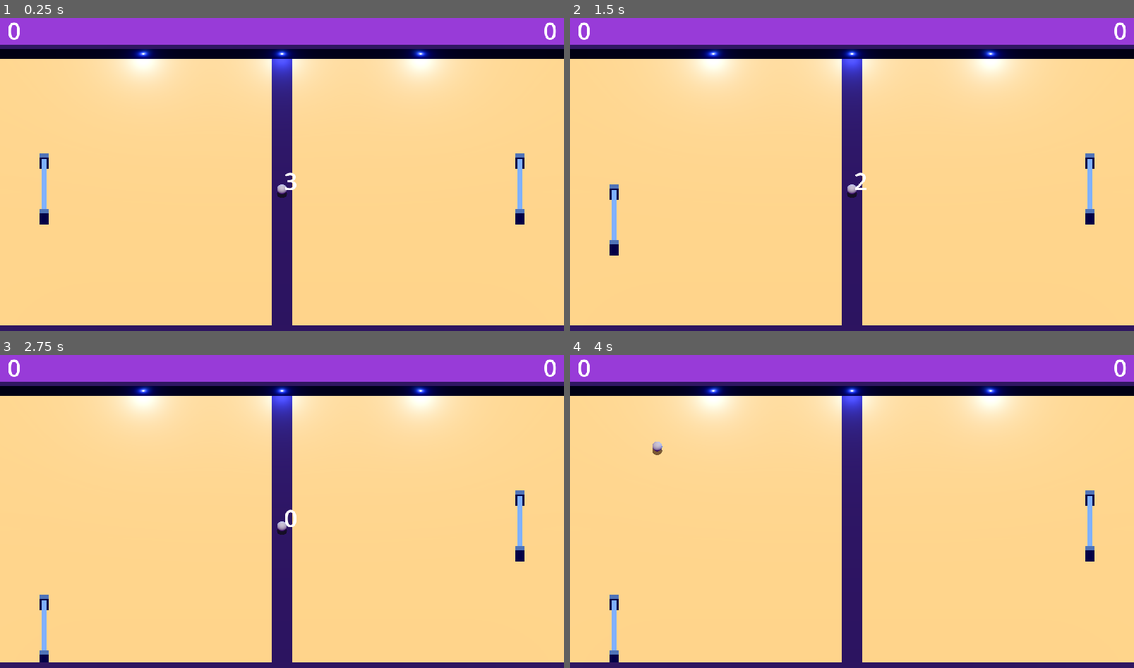
Above: before the commit, frames 1-4 (two rows, left to right).
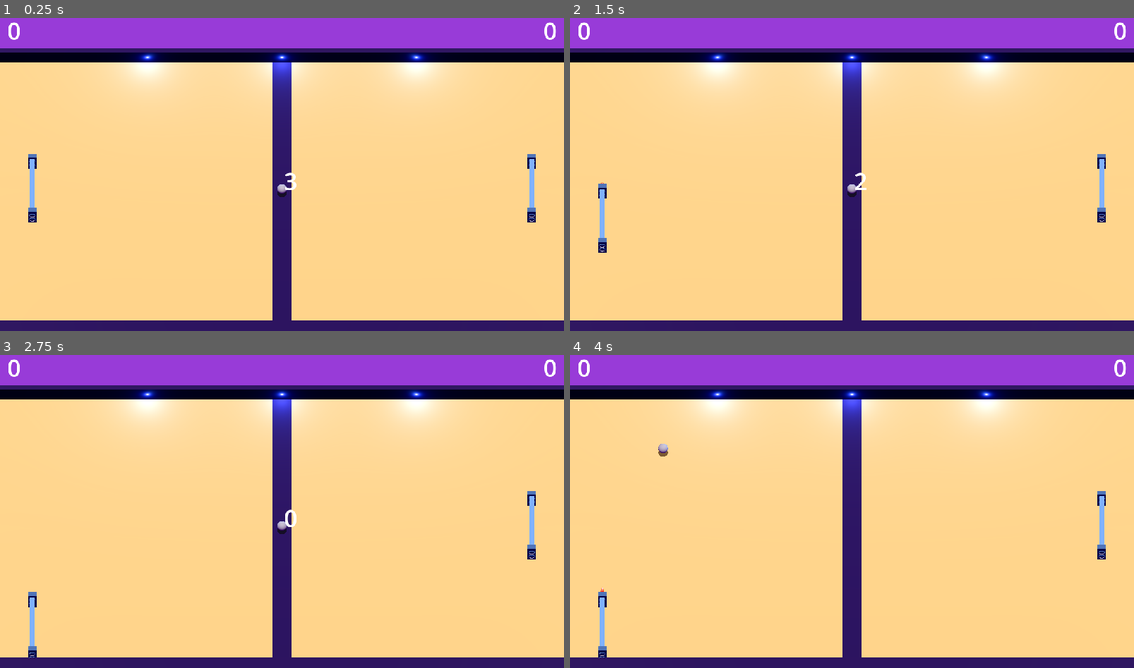
Above: after the commit, the same moments.

Repository: Eryans/godot_pong
Game: Godot game, scene res://scenes/main.tscn
Same seed, same stepped clock (60 frames per second), same inputs: the game is played once before the commit and once after it.
Inputs:
- Up to frame 1 (0.25 s): no input
- Up to frame 2 (1.5 s): tap Enter at 0.5 s; hold Up (ui_up) 0.53-1.28 s; tap Space at 1.25 s; hold S (down) from 1.28 s (still down)
- Up to frame 3 (2.75 s): tap Enter at 2 s; release S (down) at 2.03 s; hold Up (ui_up) from 2.03 s (still down)
- Up to frame 4 (4 s): release Up (ui_up) at 3.53 s; hold S (down) from 3.53 s (still down)

The runs differ from the first frame. In frame 1, 6.4% of the frame differs, in the area x 0-100%, y 8-99%; in frame 2, 6.4%; in frame 3, 6.3%; in frame 4, 6.4%.

Commit message:
feat: paddle now have reactor on their side

Diff:
--- /dev/null
+++ b/assets/materials/grey_dark.tres
@@ -0,0 +1,4 @@
+[gd_resource type="StandardMaterial3D" format=3 uid="uid://cu1gqemjte4qo"]
+
+[resource]
+albedo_color = Color(0.298039, 0.356863, 0.419608, 1)
--- a/entities/bonus/shield/shields_manager.tscn
+++ b/entities/bonus/shield/shields_manager.tscn
@@ -8,8 +8,8 @@
 
 [node name="Shield_A" parent="." instance=ExtResource("2_l8tme")]
 unique_name_in_owner = true
-transform = Transform3D(1, 0, 0, 0, 1, 0, 0, 0, 1, -13, 0, 0)
+transform = Transform3D(1, 0, 0, 0, 1, 0, 0, 0, 1, -14, 0, 0)
 
 [node name="Shield_B" parent="." instance=ExtResource("2_l8tme")]
 unique_name_in_owner = true
-transform = Transform3D(1, 0, 0, 0, 1, 0, 0, 0, 1, 13, 0, 0)
+transform = Transform3D(1, 0, 0, 0, 1, 0, 0, 0, 1, 14, 0, 0)
--- /dev/null
+++ b/entities/decorations/reactor/reactor.gd
@@ -0,0 +1,10 @@
+extends Node3D
+class_name Reactor
+
+@onready var _particles: GPUParticles3D = $GPUParticles3D
+@onready var particles_amount_lerp_weight: int = 0
+
+
+func _physics_process(_delta: float) -> void:
+    _particles.amount = lerp(2, 120, particles_amount_lerp_weight);
+    _particles.emitting = (_particles.amount > 2);
--- /dev/null
+++ b/entities/decorations/reactor/reactor.tscn
@@ -0,0 +1,74 @@
+[gd_scene load_steps=12 format=3 uid="uid://cbntagyipow75"]
+
+[ext_resource type="Script" uid="uid://de1m3i1n37tef" path="res://entities/decorations/reactor/reactor.gd" id="1_cwr1o"]
+[ext_resource type="Material" uid="uid://cu1gqemjte4qo" path="res://assets/materials/grey_dark.tres" id="1_hl3ld"]
+
+[sub_resource type="Curve" id="Curve_cwr1o"]
+_data = [Vector2(0.24, 0.52809), 0.0, -0.459652, 0, 0, Vector2(1, 0.0898877), 0.0, 0.0, 0, 0]
+point_count = 2
+
+[sub_resource type="CurveTexture" id="CurveTexture_frr1j"]
+curve = SubResource("Curve_cwr1o")
+
+[sub_resource type="Curve" id="Curve_hl3ld"]
+_limits = [0.0, 3.0, 0.0, 1.0]
+_data = [Vector2(0, 0.47191), 0.0, 0.0, 0, 0, Vector2(1, 0), 0.0, 0.0, 0, 0]
+point_count = 2
+
+[sub_resource type="CurveTexture" id="CurveTexture_cwr1o"]
+curve = SubResource("Curve_hl3ld")
+
+[sub_resource type="ParticleProcessMaterial" id="ParticleProcessMaterial_8l56v"]
+gravity = Vector3(0, -3.5, 0)
+attractor_interaction_enabled = false
+scale_curve = SubResource("CurveTexture_frr1j")
+scale_over_velocity_max = 3.0
+scale_over_velocity_curve = SubResource("CurveTexture_cwr1o")
+
+[sub_resource type="StandardMaterial3D" id="StandardMaterial3D_akf0g"]
+transparency = 1
+albedo_color = Color(0.760203, 2.55093e-06, 4.81307e-07, 0.054902)
+emission_enabled = true
+emission = Color(1, 0, 0, 1)
+
+[sub_resource type="CapsuleMesh" id="CapsuleMesh_wxl44"]
+material = SubResource("StandardMaterial3D_akf0g")
+height = 1.25
+
+[sub_resource type="StandardMaterial3D" id="StandardMaterial3D_p851o"]
+transparency = 1
+emission_enabled = true
+emission = Color(1, 1, 1, 1)
+emission_energy_multiplier = 5.35
+
+[sub_resource type="CapsuleMesh" id="CapsuleMesh_uj2sr"]
+material = SubResource("StandardMaterial3D_p851o")
+radius = 0.25
+height = 1.0
+
+[node name="Reactor" type="Node3D"]
+script = ExtResource("1_cwr1o")
+
+[node name="GPUParticles3D" type="GPUParticles3D" parent="."]
+transform = Transform3D(1, 0, 0, 0, -4.37114e-08, -1, 0, 1, -4.37114e-08, 0, 0, -0.216344)
+amount = 120
+lifetime = 1.38
+local_coords = true
+process_material = SubResource("ParticleProcessMaterial_8l56v")
+draw_passes = 2
+draw_pass_1 = SubResource("CapsuleMesh_wxl44")
+draw_pass_2 = SubResource("CapsuleMesh_uj2sr")
+
+[node name="CSGCombiner3D" type="CSGCombiner3D" parent="."]
+
+[node name="CSGCylinder3D" type="CSGCylinder3D" parent="CSGCombiner3D"]
+transform = Transform3D(1, 0, 0, 0, -4.37114e-08, 1, 0, -1, -4.37114e-08, 0, 0, 0)
+radius = 0.181641
+height = 0.333984
+material = ExtResource("1_hl3ld")
+
+[node name="CSGCylinder3D2" type="CSGCylinder3D" parent="CSGCombiner3D"]
+transform = Transform3D(1, 0, 0, 0, -4.37114e-08, 1, 0, -1, -4.37114e-08, 0, 0, 0)
+operation = 2
+radius = 0.135742
+height = 0.378906
--- a/entities/paddle/paddle.gd
+++ b/entities/paddle/paddle.gd
@@ -6,6 +6,8 @@
 @onready var _paddle_collider: CollisionShape3D = $CollisionShape3D
 @onready var _paddle_border_decoration_neg = %PaddleBorderDecorationNeg
 @onready var _paddle_border_decoration_pos = %PaddleBorderDecorationPos
+@onready var _reactor_up: Node = %ReactorUp
+@onready var _reactor_down: Node = %ReactorDown
 @onready var _slow_timer: Timer = Timer.new()
 @onready var _shrink_timer: Timer = Timer.new()
 @onready var _grow_timer: Timer = Timer.new()
@@ -41,7 +43,18 @@
 	_paddle_border_decoration_pos.position.z = get_width() / 2 - paddle_decoration_half_width
 	velocity.z += direction * speed;
 	velocity.z *= friction;
+	_handle_reactor();
 	move_and_slide();
+
+func _handle_reactor() -> void:
+	var up_reactors: Array[Node] = _reactor_up.get_children();
+	var down_reactors: Array[Node] = _reactor_down.get_children();
+
+	for reactor: Reactor in up_reactors:
+		reactor.particles_amount_lerp_weight = 1 if (round(velocity.z) > 0) else 0
+	for reactor: Reactor in down_reactors:
+		reactor.particles_amount_lerp_weight = 1 if (round(velocity.z) < 0) else 0
+
 
 func _on_slow_debuff(p_tag: Enums.PlayerTagEnum) -> void:
 	if (tag == p_tag):
--- a/entities/paddle/paddle.tscn
+++ b/entities/paddle/paddle.tscn
@@ -1,6 +1,8 @@
-[gd_scene load_steps=8 format=3 uid="uid://d3fotr1gt6060"]
+[gd_scene load_steps=9 format=3 uid="uid://d3fotr1gt6060"]
 
 [ext_resource type="Script" uid="uid://4nvjve3vo2wp" path="res://entities/paddle/paddle.gd" id="1_0sbc1"]
+[ext_resource type="Material" uid="uid://cu1gqemjte4qo" path="res://assets/materials/grey_dark.tres" id="2_8l56v"]
+[ext_resource type="PackedScene" uid="uid://cbntagyipow75" path="res://entities/decorations/reactor/reactor.tscn" id="3_akf0g"]
 
 [sub_resource type="BoxMesh" id="BoxMesh_0xm2m"]
 resource_local_to_scene = true
@@ -15,9 +17,6 @@
 
 [sub_resource type="BoxMesh" id="BoxMesh_d472v"]
 size = Vector3(0.45, 1.25, 0.25)
-
-[sub_resource type="StandardMaterial3D" id="StandardMaterial3D_d472v"]
-albedo_color = Color(0.298039, 0.356863, 0.419608, 1)
 
 [sub_resource type="StandardMaterial3D" id="StandardMaterial3D_frr1j"]
 albedo_color = Color(0.298039, 0.356863, 0.419608, 1)
@@ -38,10 +37,30 @@
 unique_name_in_owner = true
 transform = Transform3D(1, 0, 0, 0, 1, 0, 0, 0, 1, 0, 0, -1.75)
 mesh = SubResource("BoxMesh_d472v")
-surface_material_override/0 = SubResource("StandardMaterial3D_d472v")
+surface_material_override/0 = ExtResource("2_8l56v")
+
+[node name="ReactorUp" type="Node3D" parent="PaddleBorderDecorationNeg"]
+unique_name_in_owner = true
+transform = Transform3D(1, 0, 0, 0, 1, 0, 0, 0, 1, 0, 0, 1.75)
+
+[node name="Reactor" parent="PaddleBorderDecorationNeg/ReactorUp" instance=ExtResource("3_akf0g")]
+transform = Transform3D(1, 0, 0, 0, 1, 0, 0, 0, 1, 0, 0.240713, -1.75619)
+
+[node name="Reactor2" parent="PaddleBorderDecorationNeg/ReactorUp" instance=ExtResource("3_akf0g")]
+transform = Transform3D(1, 0, 0, 0, 1, 0, 0, 0, 1, 0, -0.16915, -1.75619)
 
 [node name="PaddleBorderDecorationPos" type="MeshInstance3D" parent="."]
 unique_name_in_owner = true
 transform = Transform3D(1, 0, 0, 0, 1, 0, 0, 0, 1, 0, 0, 1.75)
 mesh = SubResource("BoxMesh_d472v")
 surface_material_override/0 = SubResource("StandardMaterial3D_frr1j")
+
+[node name="ReactorDown" type="Node3D" parent="PaddleBorderDecorationPos"]
+unique_name_in_owner = true
+transform = Transform3D(1, 0, 0, 0, 1, 0, 0, 0, 1, 0, 0, -1.75)
+
+[node name="Reactor3" parent="PaddleBorderDecorationPos/ReactorDown" instance=ExtResource("3_akf0g")]
+transform = Transform3D(-1, 0, -8.74228e-08, 0, 1, 0, 8.74228e-08, 0, -1, 0, 0.240713, 1.757)
+
+[node name="Reactor4" parent="PaddleBorderDecorationPos/ReactorDown" instance=ExtResource("3_akf0g")]
+transform = Transform3D(-1, 0, -8.74228e-08, 0, 1, 0, 8.74228e-08, 0, -1, 0, -0.16915, 1.757)
--- a/main_scripts/event_manager.gd
+++ b/main_scripts/event_manager.gd
@@ -12,4 +12,3 @@
 
 func _ready() -> void:
     goal.emit(Enums.PlayerTagEnum.NONE)
-    print("emit empty goal")
--- a/scenes/main.tscn
+++ b/scenes/main.tscn
@@ -58,13 +58,13 @@
 environment = SubResource("Environment_o6xl0")
 v_offset = 4.5
 projection = 1
-size = 16.0
+size = 16.5
 
 [node name="Paddle" parent="." instance=ExtResource("1_tbgi4")]
-transform = Transform3D(1, 0, 0, 0, 1, 0, 0, 0, 1, -12, 0, 0)
+transform = Transform3D(1, 0, 0, 0, 1, 0, 0, 0, 1, -13, 0, 0)
 
 [node name="Paddle2" parent="." instance=ExtResource("1_tbgi4")]
-transform = Transform3D(1, 0, 0, 0, 1, 0, 0, 0, 1, 12, 0, 0)
+transform = Transform3D(1, 0, 0, 0, 1, 0, 0, 0, 1, 13, 0, 0)
 tag = 1
 
 [node name="AI" type="Node" parent="." node_paths=PackedStringArray("player_paddle", "ai_paddle", "ball", "debug_mesh")]
@@ -125,13 +125,13 @@
 surface_material_override/0 = SubResource("StandardMaterial3D_85g3d")
 
 [node name="ScoreZone" parent="." instance=ExtResource("4_tipki")]
-transform = Transform3D(1, 0, 0, 0, 1, 0, 0, 0, 1, -14, 0, 0)
+transform = Transform3D(1, 0, 0, 0, 1, 0, 0, 0, 1, -15, 0, 0)
 
 [node name="CollisionShape3D" type="CollisionShape3D" parent="ScoreZone"]
 shape = SubResource("BoxShape3D_lquwl")
 
 [node name="ScoreZone2" parent="." instance=ExtResource("4_tipki")]
-transform = Transform3D(1, 0, 0, 0, 1, 0, 0, 0, 1, 14, 0, 0)
+transform = Transform3D(1, 0, 0, 0, 1, 0, 0, 0, 1, 15, 0, 0)
 player_goal = 1
 
 [node name="CollisionShape3D" type="CollisionShape3D" parent="ScoreZone2"]
Not shown, added: entities/decorations/reactor/reactor.gd.uid
